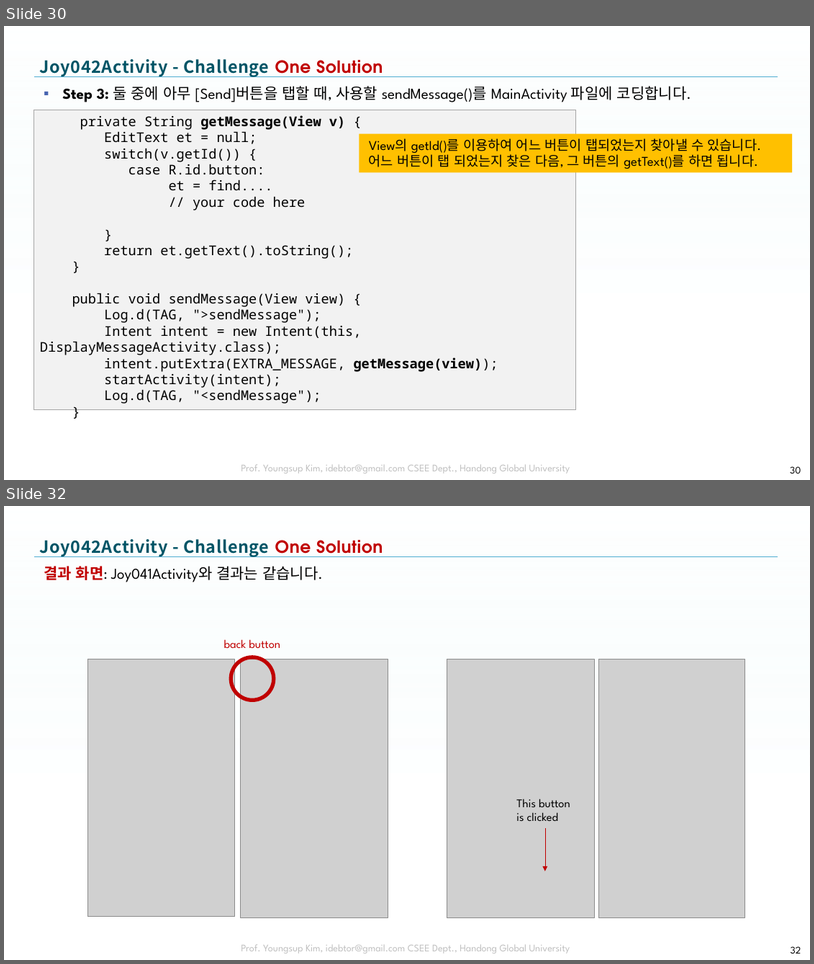
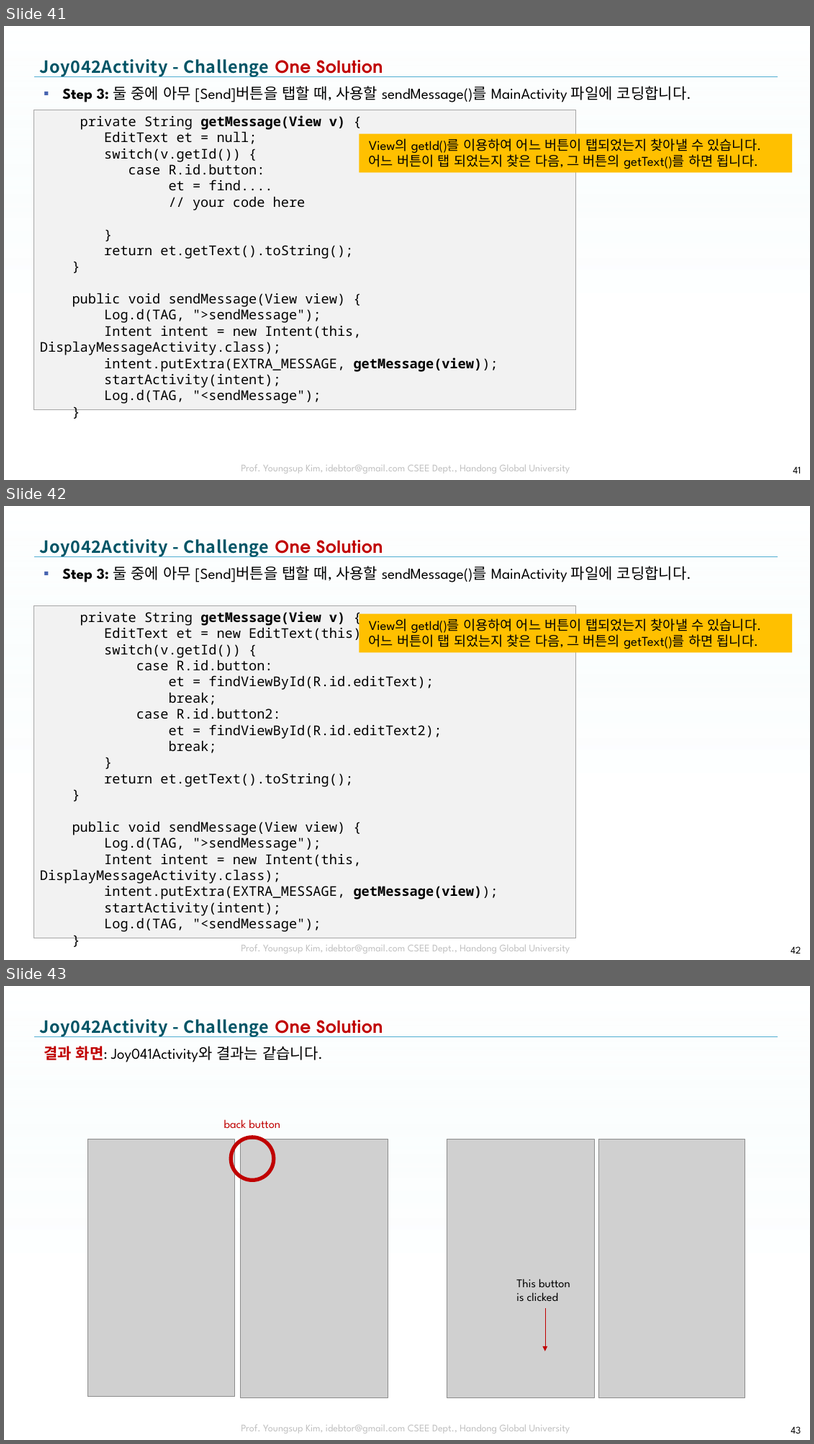
Before and after one commit to tae7841/HuStarAS, a slide deck: ppts/04Activity.pptx. Shown one above the other, each under a label of ours: slides 30 and 32 before the commit, slides 41, 42 and 43 after it; the slides between them are not shown. The pictures are 814x964 and 814x1444 pixels, drawn with LibreOffice and Linux fonts; fonts in the diff are those of the drawing; grey boxes stand for pictures; background and template pictures are left out. Boxes give left, top, right and bottom in pixels: in the first picture for what was removed or moved away, otherwise in the second. Text is boxed around its words. In the diff, an @@ line names an element or a change of style, - is before the commit and + after.

```diff
--- a/ppts/04Activity.pptx
+++ b/ppts/04Activity.pptx
@@ slide 42 added at [4, 506, 810, 960], background picture (left out); not listed: 3 template elements that a slide beside it also shows @@
@@ title added at [40, 539, 383, 557], 20 pt, text gradient #005466 to #005061 to #003E4B, bold @@
+Joy042Activity - Challenge One Solution
@@ text added at [62, 566, 692, 582], 18 pt, text #000000 @@
+▪ Step 3: 둘 중에 아무 [Send]버튼을 탭할 때, 사용할 sendMessage()를 MainActivity 파일에 코딩합니다.
@@ rectangle added at [34, 606, 576, 938], fill #F2F2F2, outline #A6A6A6 0.75 pt, 16 pt, text #000000 @@
+private String getMessage(View v) {
+EditText et = new EditText(this);
+switch(v.getId()) {
+case R.id.button:
+et = findViewById(R.id.editText);
+break;
+case R.id.button2:
+et = findViewById(R.id.editText2);
+break;
+}
+return et.getText().toString();
+}
+public void sendMessage(View view) {
+Log.d(TAG, ">sendMessage");
+Intent intent = new Intent(this, DisplayMessageActivity.class);
+intent.putExtra(EXTRA_MESSAGE, getMessage(view));
+startActivity(intent);
+Log.d(TAG, "<sendMessage");
+}
@@ rectangle added at [359, 614, 793, 652], fill #FFC000, 16 pt, text #000000 @@
+View의 getId()를 이용하여 어느 버튼이 탭되었는지 찾아낼 수 있습니다.
+어느 버튼이 탭 되었는지 찾은 다음, 그 버튼의 getText()를 하면 됩니다.
@@ page number added at [791, 946, 801, 953], 12 pt, text #000000 @@
+42
@@ what was slide 30 is now slide 41 @@
@@ page number at [793, 466, 801, 473]: text changed @@
-30
+41
@@ what was slide 32 is now slide 43 @@
@@ page number at [791, 1426, 801, 1433]: text changed @@
-32
+43
```
Also in this commit, not shown: 12 slides changed, 11 other slides added.
